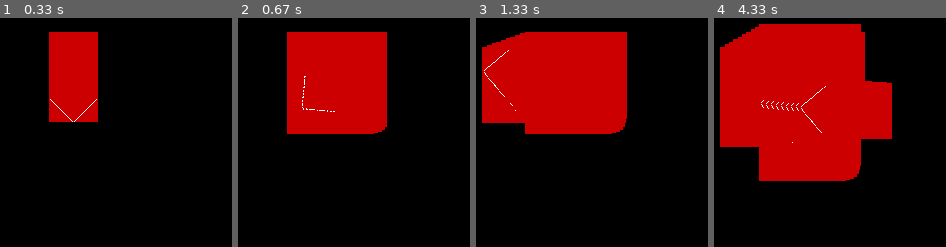
Above: before the commit, frames 1-4 (left to right).
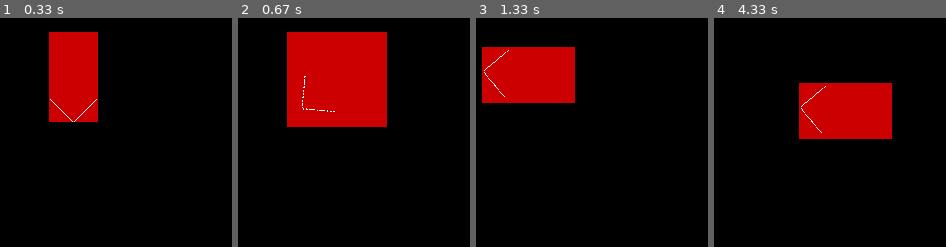
Above: after the commit, the same moments.

Repository: jancoufal/pyshards
Game: pygame game, started from pygame/moveable-rect.py
The game is run twice, just before and just after one commit, with the same random seed, the same clock (stepped at 60 frames per second) and the same inputs.
Inputs:
- Up to frame 1 (0.33 s): no input
- Up to frame 2 (0.67 s): hold Right from 0.33 s (still down)
- Up to frame 3 (1.33 s): release Right at 0.8 s; hold Up 0.83-1.13 s; hold Right from 1.17 s (still down)
- Up to frame 4 (4.33 s): release Right at 1.63 s; hold Left 1.67-2.2 s; hold Down 2.23-2.53 s; hold Left 2.57-2.97 s; hold Up 3-3.37 s; hold Right 3.4-4.03 s; hold Down from 4.07 s (still down)

Frame 1 is identical in both runs. In frame 2, 1.2% of the frame differs, in the area x 21-64%, y 47-51%; in frame 3, 16%; in frame 4, 32%, in the area x 2-75%, y 2-72%.

Commit message:
some polishing

Diff:
--- a/pygame/moveable-rect.py
+++ b/pygame/moveable-rect.py
@@ -4,11 +4,12 @@
 
 def main():
 	pygame.init()
-	pygame.display.set_caption("minimal program")
+	pygame.display.set_caption("moveable car")
 
 	screen_rect = pygame.Rect(0, 0, 500, 500)
 	screen = pygame.display.set_mode(screen_rect.size)
 
+	# car sprite
 	car_size = Vector2d(49, 90)
 	car_surf = pygame.Surface(car_size.xy)
 	car_surf.fill(pygame.Color("#cc000000"))
@@ -44,6 +45,8 @@
 	while True:
 
 		if timer:
+
+			screen.fill(pygame.Color("#00000000"))
 
 			for key in keys_active:
 				if key in key_mappings.keys():
